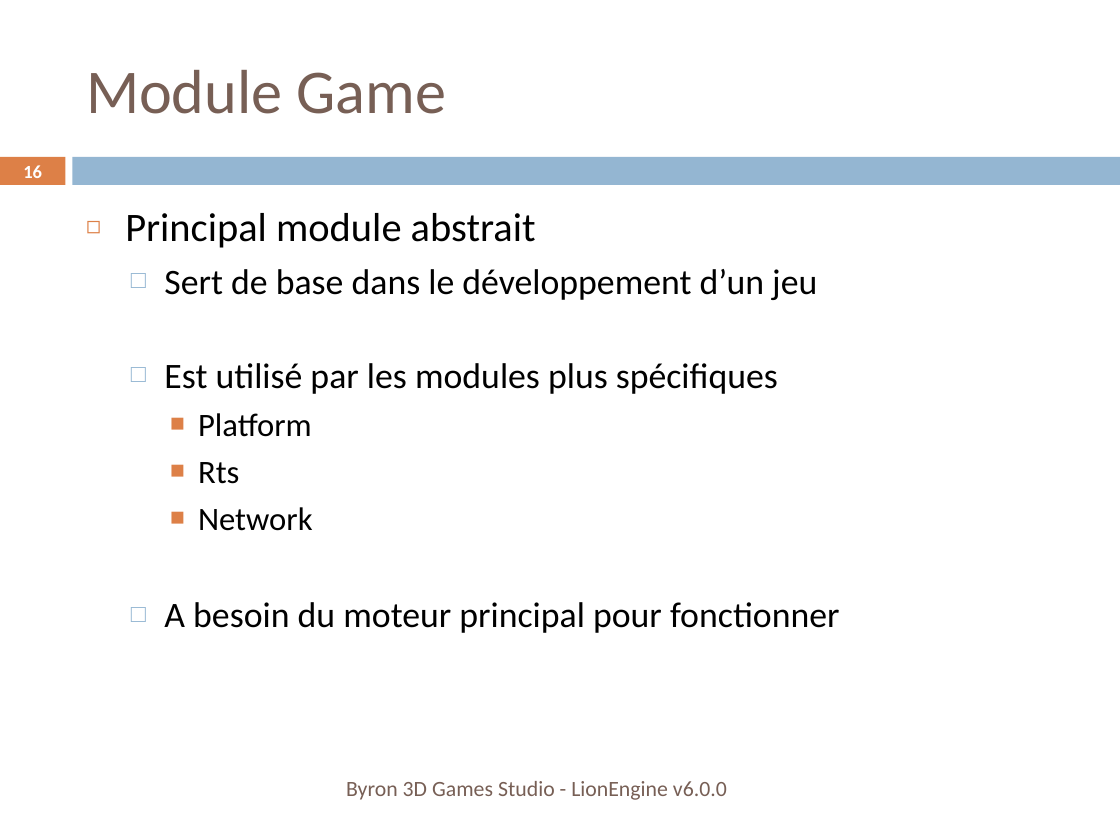
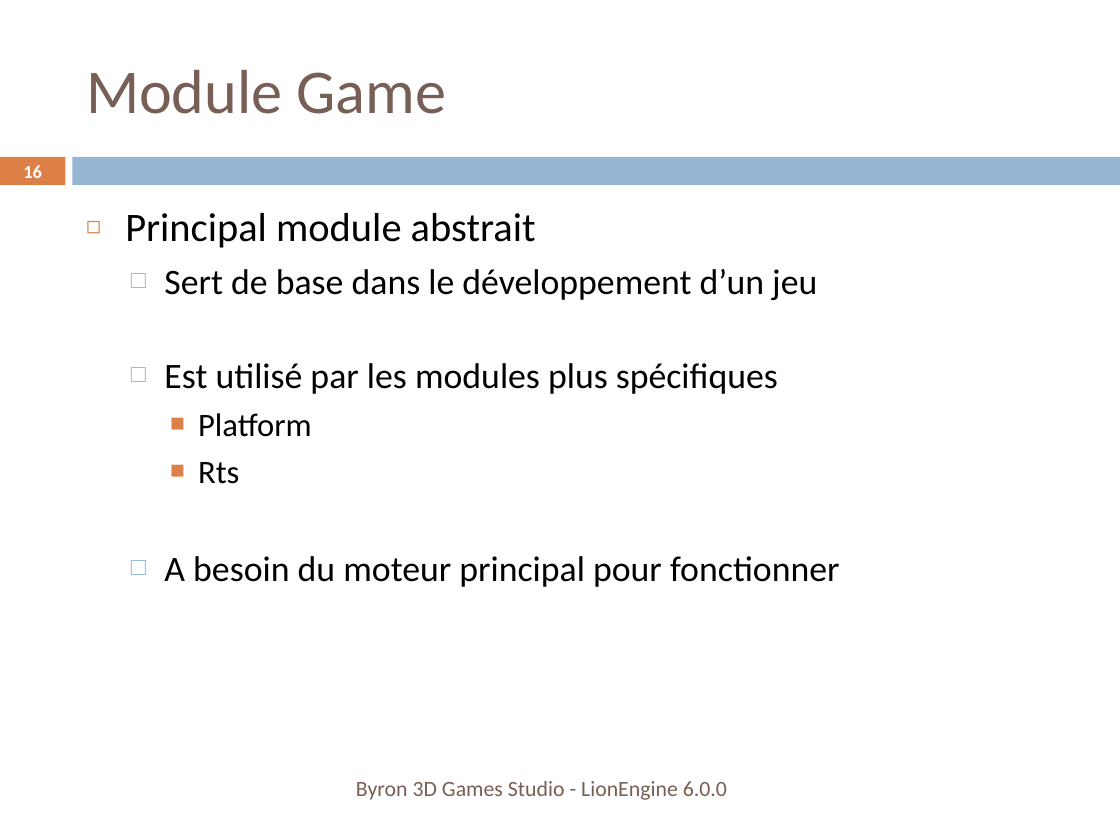
Before and after one commit to b3dgs/lionengine, a slide deck: slide 16 of doc/src/lionengine.pptx. Drawn at 1120x840 pixels with LibreOffice and Linux fonts; fonts in the diff are those of the drawing. Boxes give left, top, right and bottom in pixels: in the first picture for what was removed or moved away, otherwise in the second. Text is boxed around its words. In the diff, an @@ line names an element or a change of style, - is before the commit and + after.

```diff
--- a/doc/src/lionengine.pptx
+++ b/doc/src/lionengine.pptx
@@ text at (198,507,313,531): paragraph removed @@
-    ■ Network
@@ text at (356,781,727,800): text changed @@
-Byron 3D Games Studio - LionEngine v6.0.0
+Byron 3D Games Studio - LionEngine 6.0.0
```
Also in this commit, not shown: 45 other slides changed, 12 other files.
